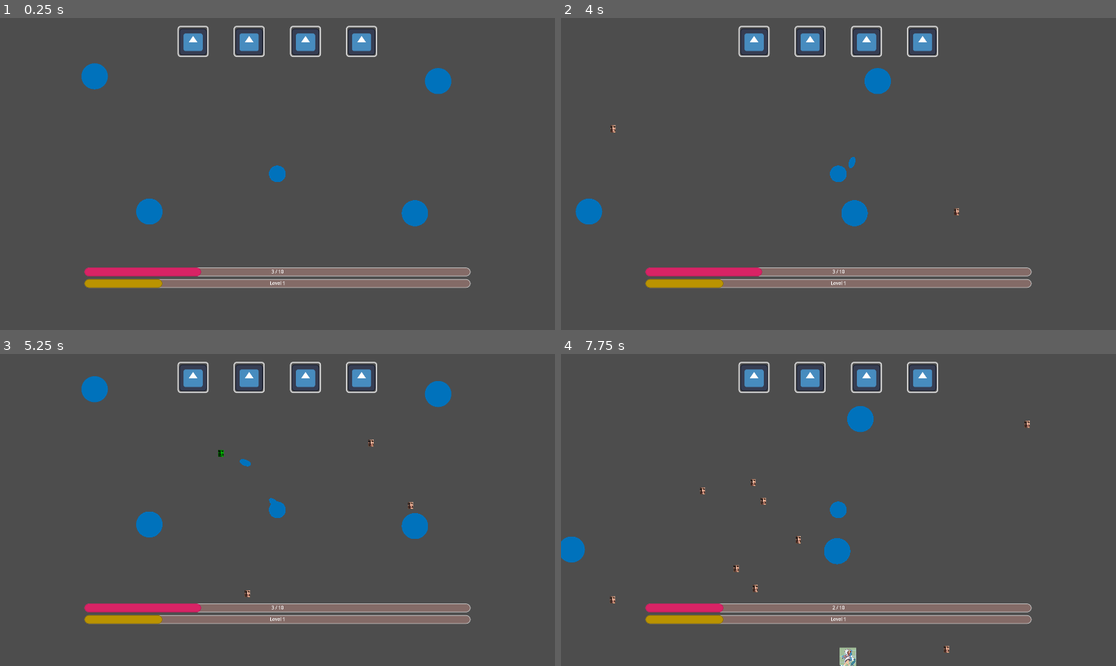
Above: before the commit, frames 1-4 (two rows, left to right).
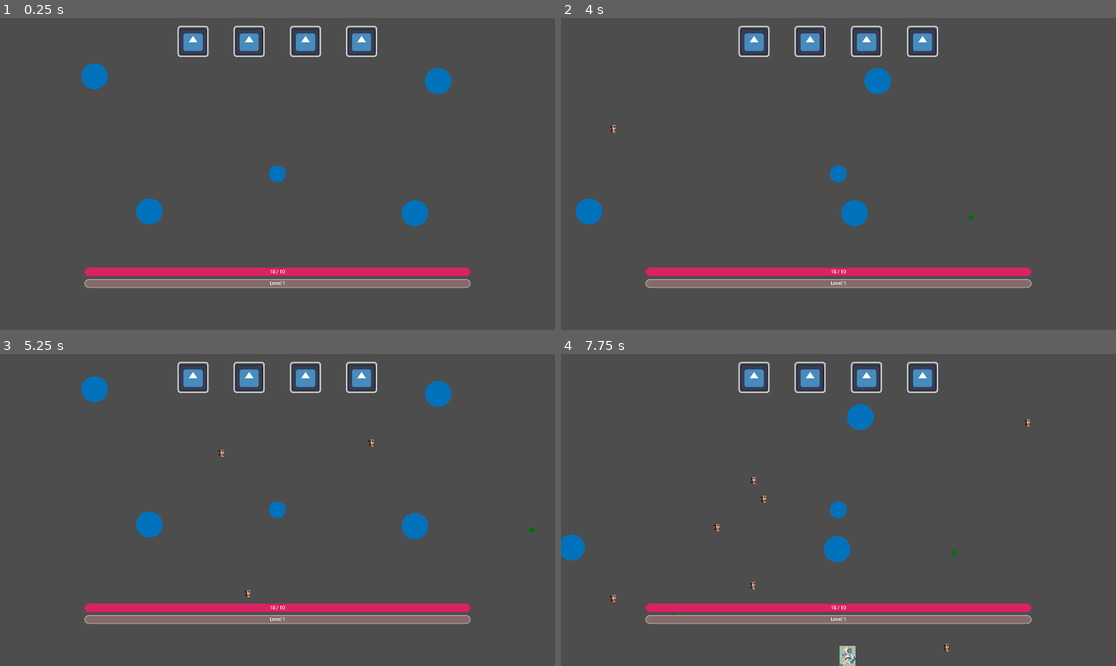
Above: after the commit, the same moments.

Repository: anxapa/mushroom-survive-her
Game: Godot game, scene res://Scenes/main_scene.tscn
Two runs of this game, one before a commit and one after it. Both use one fixed random seed, a clock stepped at 60 frames per second and the inputs below. The engine's default icon, where the game draws it, is replaced by a stand-in: a white triangle on a blue panel in a dark square.
Inputs:
- Up to frame 1 (0.25 s): no input
- Up to frame 2 (4 s): tap Enter at 0.5 s; hold Right (ui_right) 0.53-1.28 s; hold Down (ui_down) 1.28-2.03 s; hold Right (ui_right) 2.03-2.78 s; hold Up (ui_up) 2.78-3.53 s; hold Left (ui_left) from 3.53 s (still down)
- Up to frame 3 (5.25 s): release Left (ui_left) at 5.03 s; hold Down (ui_down) from 5.03 s (still down)
- Up to frame 4 (7.75 s): release Down (ui_down) at 5.78 s; hold Right (ui_right) 5.78-6.53 s; hold Up (ui_up) 6.53-7.28 s; hold Right (ui_right) from 7.28 s (still down)

The runs differ from the first frame. In frame 1, 1.8% of the frame differs, in the area x 15-85%, y 79-87%; in frame 2, 1.9%; in frame 3, 1.9%; in frame 4, 2.6%, in the area x 0-85%, y 16-100%.

Commit message:
Added Boom Shroom ability
- Boom Shroom ability: Shoots an exploding mushroom at the nearest enemy.
- Made player start with max hp and no np at the beginning.

Diff:
--- a/Scenes/Abilities/Boom Shroom Ability.tscn
+++ b/Scenes/Abilities/Boom Shroom Ability.tscn
@@ -1,6 +1,21 @@
-[gd_scene load_steps=2 format=3 uid="uid://c7u60w64n7wo0"]
+[gd_scene load_steps=3 format=3 uid="uid://c7u60w64n7wo0"]
 
 [ext_resource type="Script" uid="uid://bca7pn3pf6ovr" path="res://Scripts/Abilities/ability_boom_shroom.gd" id="1_acrhq"]
 
+[sub_resource type="CircleShape2D" id="CircleShape2D_acrhq"]
+radius = 300.0
+
 [node name="BoomShroomAbility" type="Node2D"]
 script = ExtResource("1_acrhq")
+damage = 5.0
+range = 500
+is_activable = true
+max_upgrade_level = 5
+cooldown = 3.0
+
+[node name="Area2D" type="Area2D" parent="."]
+collision_layer = 0
+collision_mask = 2
+
+[node name="CollisionShape2D" type="CollisionShape2D" parent="Area2D"]
+shape = SubResource("CircleShape2D_acrhq")
--- /dev/null
+++ b/Scenes/Abilities/Boom Shroom Bullet.tscn
@@ -0,0 +1,37 @@
+[gd_scene load_steps=5 format=3 uid="uid://ctdjwg30m5bsa"]
+
+[ext_resource type="Script" uid="uid://c2xs2cwssmpuy" path="res://Scripts/Abilities/boom_shroom_bullet.gd" id="1_255kv"]
+[ext_resource type="Texture2D" uid="uid://bc4t63efyr7m4" path="res://Sprites/blue circle.png" id="2_ub8vk"]
+
+[sub_resource type="CapsuleShape2D" id="CapsuleShape2D_ub8vk"]
+radius = 12.0
+height = 42.0
+
+[sub_resource type="CircleShape2D" id="CircleShape2D_ub8vk"]
+radius = 50.0
+
+[node name="BoomShroomBullet" type="Node2D"]
+top_level = true
+script = ExtResource("1_255kv")
+speed = 300
+bullet_owner = "Player"
+metadata/_custom_type_script = "uid://cxxhw1kpfbx0h"
+
+[node name="Area2D" type="Area2D" parent="."]
+collision_layer = 0
+collision_mask = 2
+
+[node name="CollisionShape2D" type="CollisionShape2D" parent="Area2D"]
+rotation = 1.5708
+shape = SubResource("CapsuleShape2D_ub8vk")
+
+[node name="BlueCircle" type="Sprite2D" parent="."]
+scale = Vector2(0.045, 0.024)
+texture = ExtResource("2_ub8vk")
+
+[node name="Explosion Area" type="Area2D" parent="."]
+collision_layer = 0
+collision_mask = 2
+
+[node name="CollisionShape2D" type="CollisionShape2D" parent="Explosion Area"]
+shape = SubResource("CircleShape2D_ub8vk")
--- a/Scenes/Abilities/Spore Shot Bullet.tscn
+++ b/Scenes/Abilities/Spore Shot Bullet.tscn
@@ -14,7 +14,7 @@
 bullet_owner = "Player"
 
 [node name="Area2D" type="Area2D" parent="."]
-collision_layer = 2
+collision_layer = 0
 collision_mask = 2
 
 [node name="CollisionShape2D" type="CollisionShape2D" parent="Area2D"]
--- a/Scenes/main_scene.tscn
+++ b/Scenes/main_scene.tscn
@@ -109,6 +109,8 @@
 
 [node name="Player" parent="." instance=ExtResource("2_jv6wh")]
 position = Vector2(960, 540)
+speed = 400
+invincible_time = 1.0
 
 [node name="Camera2D" type="Camera2D" parent="."]
 position = Vector2(960, 540)
--- a/Scenes/player.tscn
+++ b/Scenes/player.tscn
@@ -12,8 +12,6 @@
 
 [node name="Player" type="CharacterBody2D" groups=["Player"]]
 script = ExtResource("1_cvnsp")
-speed = null
-invincible_time = null
 
 [node name="CollisionShape2D" type="CollisionShape2D" parent="."]
 shape = SubResource("CircleShape2D_f60y1")
--- a/Scripts/Abilities/ability_boom_shroom.gd
+++ b/Scripts/Abilities/ability_boom_shroom.gd
@@ -1 +1,45 @@
 extends Ability
+
+@export var damage := 1.0
+@export var range := 200
+@onready var _area2D := $Area2D
+
+const bullet_scene = preload("res://Scenes/Abilities/Boom Shroom Bullet.tscn")
+
+func _ready():
+	change_range(range)
+
+func activate_ability() -> void:
+	check_bodies()
+
+## Selects enemy closest to player to shoot to.
+func check_bodies() -> void:
+	var bodies : Array[Node2D] = _area2D.get_overlapping_bodies()
+	var min_distance := 1e99
+	var min_distance_enemy : Node2D
+
+	if not bodies:
+		return
+
+	# Finds enemy with the least distance to the player.
+	for body in bodies:
+		if body is Enemy:
+			var distance := global_position.distance_to(body.global_position)
+			if distance < min_distance:
+				min_distance = distance
+				min_distance_enemy = body
+
+	# Does not shoot if there are no bodies nearby.
+	if min_distance_enemy:
+		shoot(min_distance_enemy)
+
+func change_range(range_radius: float) -> void:
+	$Area2D/CollisionShape2D.shape.radius = range_radius
+
+## Shoots an enemy.
+func shoot(enemy: Node2D) -> void:
+	var bullet = bullet_scene.instantiate()
+	add_child(bullet)
+	bullet.global_position = global_position
+	bullet.damage_amount = damage
+	bullet.set_direction(enemy.global_position - global_position)
--- a/Scripts/Abilities/ability_manager.gd
+++ b/Scripts/Abilities/ability_manager.gd
@@ -1,18 +1,20 @@
 extends Node2D
 
-enum {Spore_Shot, Mushroom_Cloud, Stun_Spore}
+enum {Spore_Shot, Mushroom_Cloud, Stun_Spore, Boom_Shroom}
 var abilities := {
 	Spore_Shot: preload("res://Scenes/Abilities/Spore Shot Ability.tscn").instantiate(),
 	Mushroom_Cloud: preload("res://Scenes/Abilities/Mushroom Cloud Ability.tscn").instantiate(),
 	Stun_Spore: preload("res://Scenes/Abilities/Stun Spore Ability.tscn").instantiate(),
+	Boom_Shroom: preload("res://Scenes/Abilities/Boom Shroom Ability.tscn").instantiate()
 }
 
 ## Adds ability to the player.
 ## If the ability already exists then upgrade it.
 func _ready() -> void:
-	add_ability(abilities[Spore_Shot])
-	add_ability(abilities[Mushroom_Cloud])
-	add_ability(abilities[Stun_Spore])
+	#add_ability(abilities[Spore_Shot])
+	#add_ability(abilities[Mushroom_Cloud])
+	#add_ability(abilities[Stun_Spore])
+	add_ability(abilities[Boom_Shroom])
 
 func add_ability(ability: Ability):
 	add_child(ability)
--- /dev/null
+++ b/Scripts/Abilities/boom_shroom_bullet.gd
@@ -0,0 +1,21 @@
+extends Bullet
+
+@export var explosion_range := 100.0
+@onready var explosion_area := $"Explosion Area"
+
+func _ready() -> void:
+	super()
+	change_range(explosion_range)
+
+func change_range(range_radius: float) -> void:
+	$"Explosion Area/CollisionShape2D".shape.radius = range_radius
+
+func _on_body_entered(body: Node2D) -> void:
+	if bullet_owner == "Player" and body is Enemy:
+		(body as Enemy).take_damage(damage_amount)
+		var bodies : Array[Node2D] = explosion_area.get_overlapping_bodies()
+		for _body in bodies:
+			if _body is Enemy:
+				var enemy = _body as Enemy
+				enemy.take_damage(damage_amount * 0.5)
+		queue_free()
--- a/Scripts/player.gd
+++ b/Scripts/player.gd
@@ -4,9 +4,9 @@
 @export var speed := 400
 @export var invincible_time := 1.0
 var max_health := 10
-var health := 3
+var health := max_health
 var is_invincible := false
-var nutrient_points := 2.0
+var nutrient_points := 0.0
 var nutrient_till_next_level := 10.0
 var level := 1
 
Not shown, added: Scripts/Abilities/boom_shroom_bullet.gd.uid
